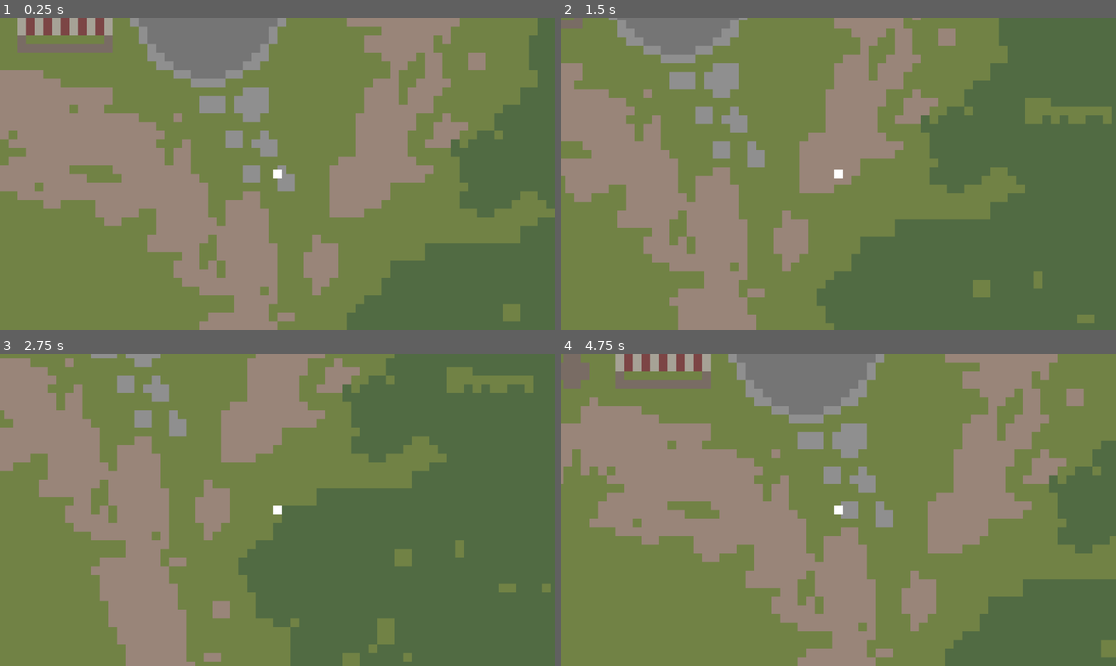
Above: before the commit, frames 1-4 (two rows, left to right).
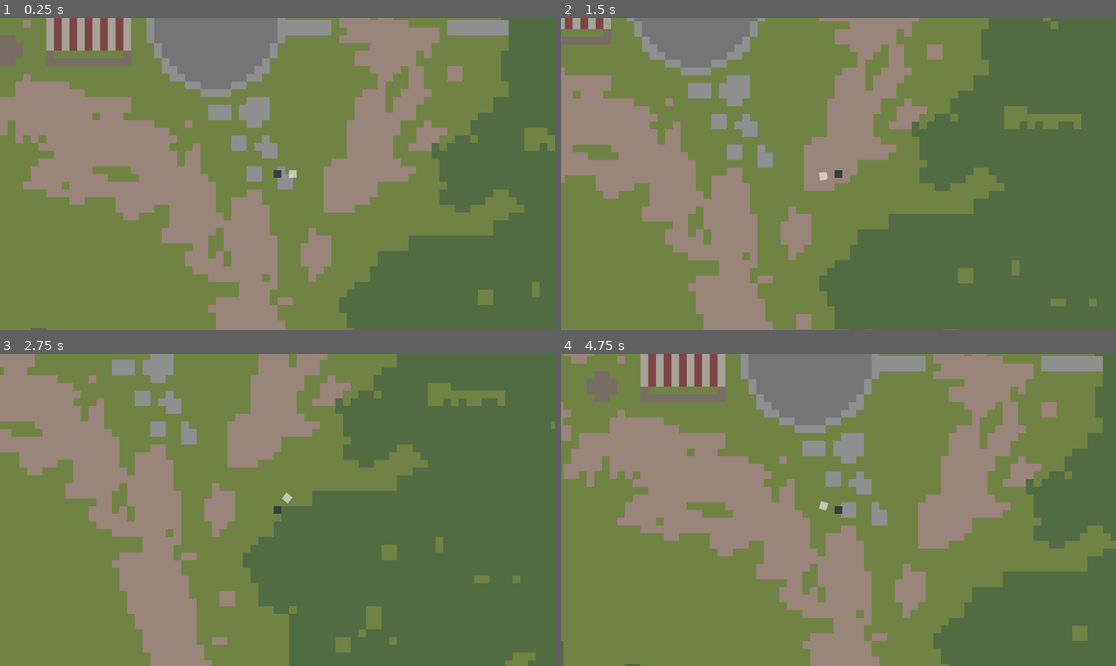
Above: after the commit, the same moments.

Repository: MaxMph/Travelers-Toll
Game: Godot game, scene res://scenes/world.tscn
Two runs of this game, one before a commit and one after it. Both use one fixed random seed, a clock stepped at 60 frames per second and the inputs below.
Inputs (mouse positions are in pixels of both pictures, inside the frame that each line leads up to):
- Up to frame 1 (0.25 s): no input
- Up to frame 2 (1.5 s): tap Enter at 0.5 s; move the mouse to (960, 158) at 0.52 s; hold D (right) 0.53-1.28 s; tap F (interact) at 0.6, 1.35 s; move the mouse to (727, 189) at 1.27 s; hold S (down) from 1.28 s (still down)
- Up to frame 3 (2.75 s): move the mouse to (333, 441) at 2.02 s; release S (down) at 2.03 s; hold D (right) from 2.03 s (still down); tap F (interact) at 2.1 s
- Up to frame 4 (4.75 s): tap Space at 2.75 s; move the mouse to (810, 572) at 2.77 s; release D (right) at 2.78 s; hold W (up) 2.78-3.53 s; tap F (interact) at 2.85, 3.6, 4.35 s; move the mouse to (1005, 556) at 3.52 s; hold A (left) from 3.53 s (still down); move the mouse to (672, 463) at 4.27 s

The runs differ from the first frame. In frame 1, 24% of the frame differs, in the area x 0-100%, y 0-100%; in frame 2, 19%; in frame 3, 17%; in frame 4, 24%.

Commit message:
fixes and stuff

Diff:
--- a/project.godot
+++ b/project.godot
@@ -43,8 +43,7 @@
 }
 interact={
 "deadzone": 0.2,
-"events": [Object(InputEventMouseButton,"resource_local_to_scene":false,"resource_name":"","device":-1,"window_id":0,"alt_pressed":false,"shift_pressed":false,"ctrl_pressed":false,"meta_pressed":false,"button_mask":1,"position":Vector2(127, 20),"global_position":Vector2(136, 68),"factor":1.0,"button_index":1,"canceled":false,"pressed":true,"double_click":false,"script":null)
-, Object(InputEventKey,"resource_local_to_scene":false,"resource_name":"","device":-1,"window_id":0,"alt_pressed":false,"shift_pressed":false,"ctrl_pressed":false,"meta_pressed":false,"pressed":false,"keycode":0,"physical_keycode":70,"key_label":0,"unicode":102,"location":0,"echo":false,"script":null)
+"events": [Object(InputEventKey,"resource_local_to_scene":false,"resource_name":"","device":-1,"window_id":0,"alt_pressed":false,"shift_pressed":false,"ctrl_pressed":false,"meta_pressed":false,"pressed":false,"keycode":0,"physical_keycode":70,"key_label":0,"unicode":102,"location":0,"echo":false,"script":null)
 ]
 }
 
--- a/scenes/player.tscn
+++ b/scenes/player.tscn
@@ -13,7 +13,7 @@
 script = ExtResource("1_onrkg")
 
 [node name="Camera2D" type="Camera2D" parent="."]
-zoom = Vector2(18, 18)
+zoom = Vector2(16, 16)
 
 [node name="SinglePx" type="Sprite2D" parent="."]
 visible = false
@@ -29,13 +29,16 @@
 texture = SubResource("CanvasTexture_onrkg")
 
 [node name="int_cast" type="RayCast2D" parent="."]
-target_position = Vector2(8, 0)
+target_position = Vector2(6, 0)
+hit_from_inside = true
 collide_with_areas = true
 collide_with_bodies = false
 script = ExtResource("3_qhqgy")
 
+[node name="Sprite2D" type="Sprite2D" parent="int_cast"]
+self_modulate = Color(1, 1, 1, 0.560784)
+z_index = 4
+position = Vector2(2, 0)
+texture = ExtResource("1_4flbx")
+
 [node name="Marker2D" type="Marker2D" parent="."]
-
-[node name="Sprite2D" type="Sprite2D" parent="Marker2D"]
-z_index = 4
-texture = ExtResource("1_4flbx")
--- a/scenes/world.tscn
+++ b/scenes/world.tscn
@@ -170,3 +170,4 @@
 
 [node name="dialouge" parent="interactions/stable" instance=ExtResource("5_i7141")]
 visible = false
+dialouge_lines = Array[String](["After inhailing a breath wretched with the stench of menuer, your guess is comfirmed. the building is a stable for the guards hourses.", "Its roofed with a fine fabric adorned with red stripes, mimicing the flag of the empire.", "No horses are within the building."])
--- a/scripts/abandoned_town.gd
+++ b/scripts/abandoned_town.gd
@@ -4,6 +4,7 @@
 func interacted():
 	#print("there is a red coating on the grass, clearly from the unfortunite soul who lie in the middle of it. the blood has dried but the stench of rot still remains.")
 	print("abandoned town interaction")
+	Global.in_menu = true
 	$dialouge.line_index = 0
 	$dialouge.display()
 	$dialouge.visible = true
--- a/scripts/int_cast.gd
+++ b/scripts/int_cast.gd
@@ -3,12 +3,15 @@
 var interaction = null
 
 func _process(delta: float) -> void:
+	if Global.in_menu == false:
+		if is_colliding() and get_collider().is_in_group("interactable"):
+			interaction = get_collider()
+			#interact()
+
+		else: interaction = null
+
 	if Input.is_action_just_pressed("interact"):
-		if Global.in_menu == false:
-			if is_colliding() and get_collider().is_in_group("interactable"):
-				interaction = get_collider()
-				interact()
-			else: interaction = null
+		interact()
 
 func interact():
 	if interaction != null:
--- a/scripts/stable.gd
+++ b/scripts/stable.gd
@@ -4,3 +4,6 @@
 func interacted():
 	print("stable interacted")
 	Global.in_menu = true
+	$dialouge.line_index = 0
+	$dialouge.display()
+	$dialouge.visible = true
